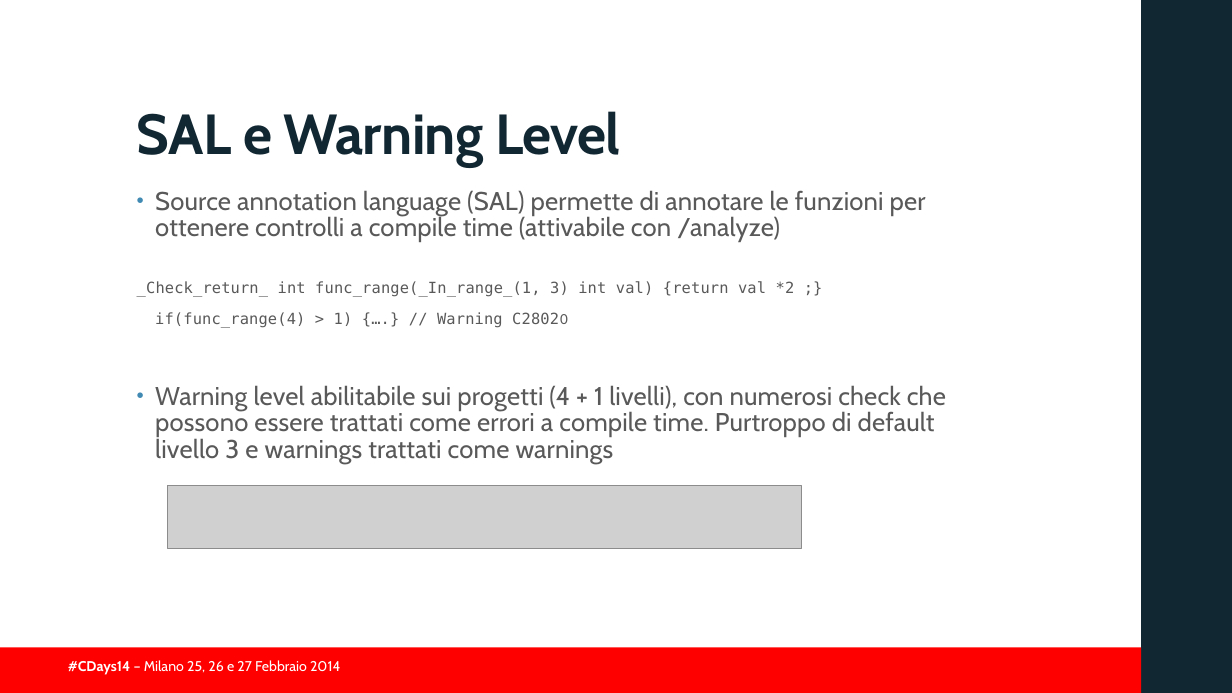
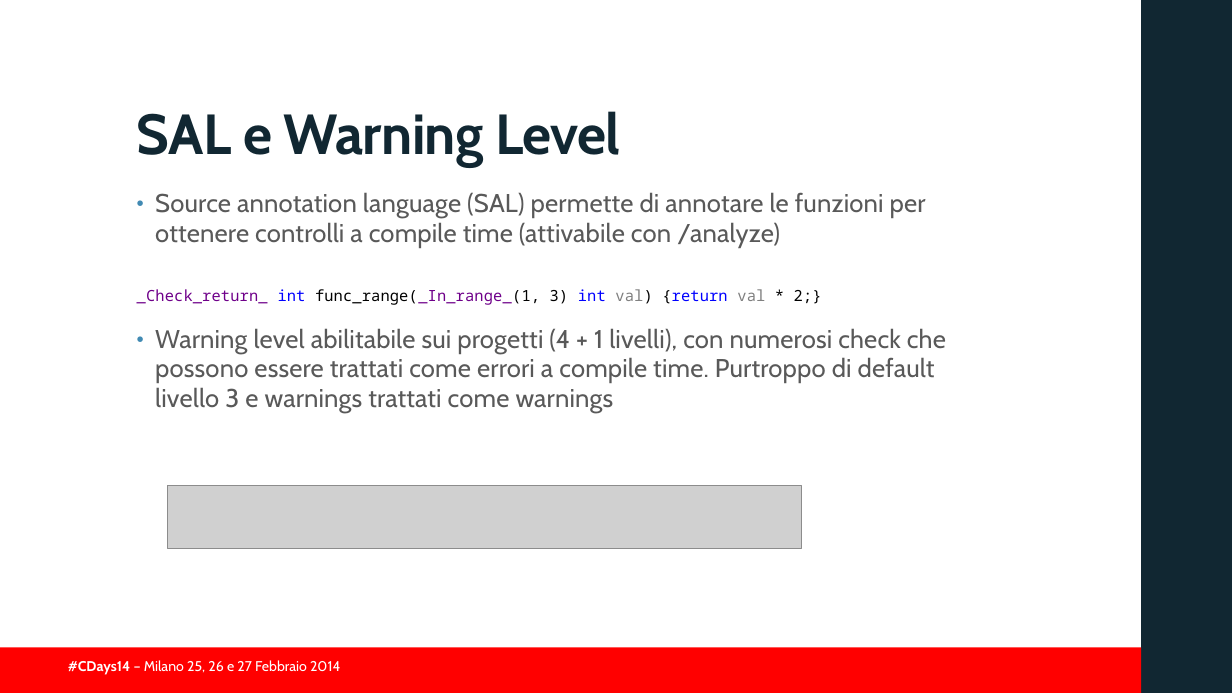
Before and after one commit to guidop/CDays14, a slide deck: slide 17 of presentazioneCDAYS2014.pptx. Drawn at 1232x693 pixels with LibreOffice and Linux fonts; fonts in the diff are those of the drawing; grey boxes stand for pictures; background and template pictures are left out. Boxes give left, top, right and bottom in pixels: in the first picture for what was removed or moved away, otherwise in the second. Text is boxed around its words. In the diff, an @@ line names an element or a change of style, - is before the commit and + after.

```diff
--- a/presentazioneCDAYS2014.pptx
+++ b/presentazioneCDAYS2014.pptx
@@ text at (155, 192, 946, 412): line spacing 0.85 to 0.95 @@
@@ text at (137, 289, 822, 305): text changed; font DejaVu Sans Mono to Noto Sans Mono; text colour #595959 to #6F008A @@
-_Check_return_ int func_range(_In_range_(1, 3) int val) {return val *2 ;}
-if(func_range(4) > 1) {….} // Warning C28020
+_Check_return_ int func_range(_In_range_(1, 3) int val) {return val * 2;}
```
Also in this commit, not shown: 25 other slides changed, 1 slide removed, 3 other files.
